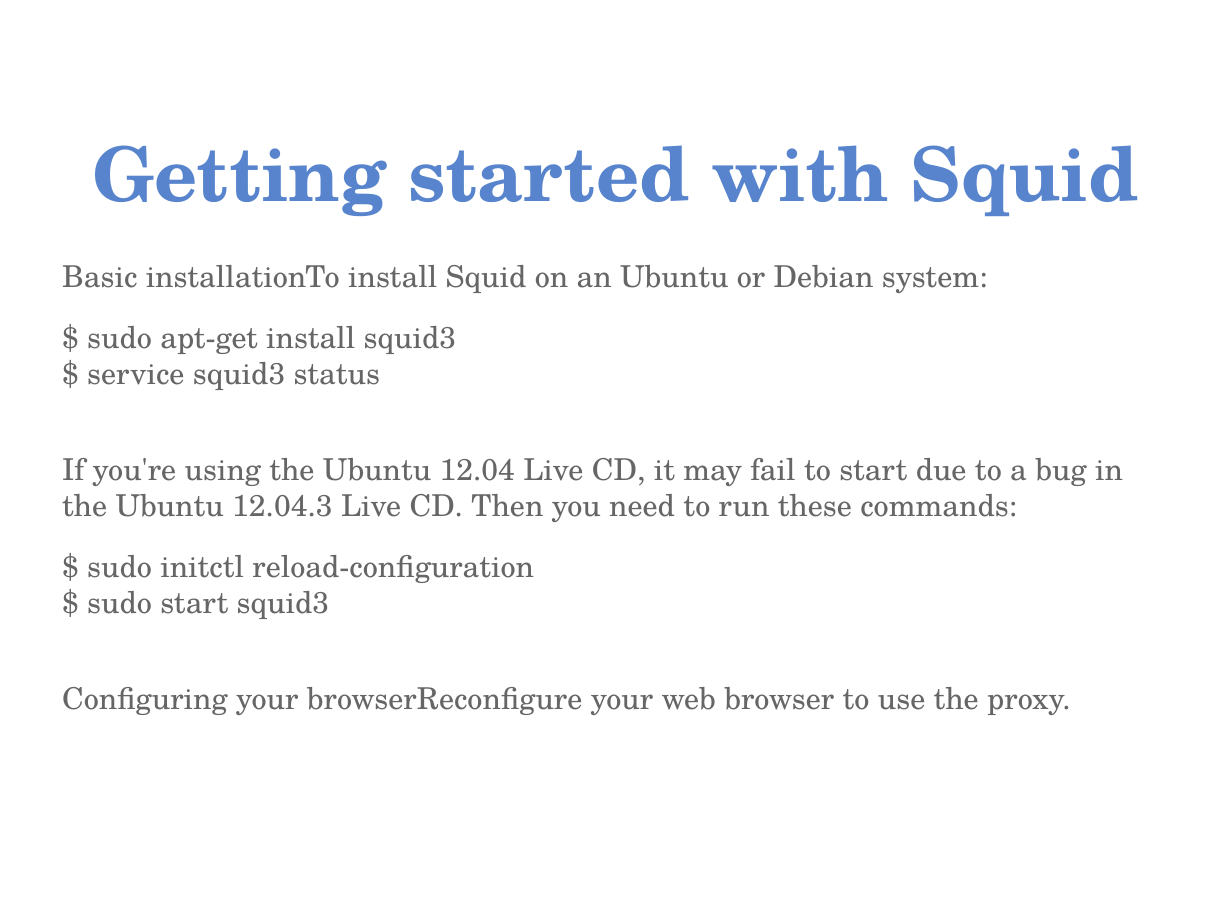
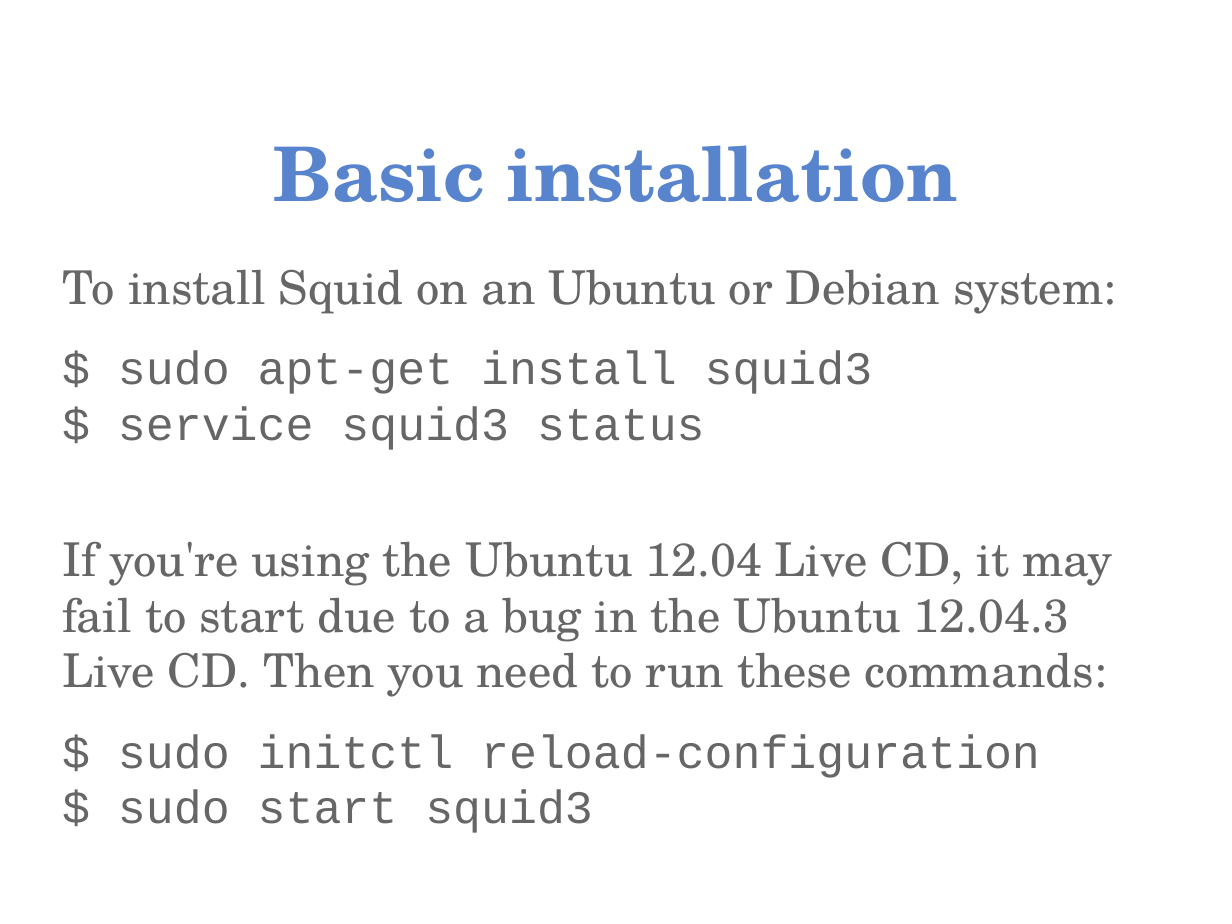
Before and after one commit to aptivate/inaspmaterials, a slide deck: slide 17 of generated/Network_Management/Unit_11_Technical_Measures/Unit_11_Presentation_01_Web_Caching_With_Squid.rst.odp (slide 2 before the commit). Drawn at 1232x924 pixels with LibreOffice and Linux fonts; fonts in the diff are those of the drawing; background and template pictures are left out. Boxes give left, top, right and bottom in pixels: in the first picture for what was removed or moved away, otherwise in the second. Text is boxed around its words. In the diff, an @@ line names an element or a change of style, - is before the commit and + after.

```diff
--- a/generated/Network_Management/Unit_11_Technical_Measures/Unit_11_Presentation_01_Web_Caching_With_Squid.rst.odp
+++ b/generated/Network_Management/Unit_11_Technical_Measures/Unit_11_Presentation_01_Web_Caching_With_Squid.rst.odp
@@ title at [273, 145, 958, 202]: text changed @@
-Getting started with Squid
+Basic installation
@@ text at [62, 269, 1116, 314]: text changed; size 17.6 to 27.2 pt @@
-Basic installationTo install Squid on an Ubuntu or Debian system:
+To install Squid on an Ubuntu or Debian system:
@@ text at [62, 351, 1112, 778]: size 17.6 to 27.2 pt in "$ sudo apt-get install squid3 $ service ...", "If you're using the Ubuntu 12.04 Live ...", "$ sudo initctl reload-configuration $ sudo start ..."; font TeX Gyre Schola to Courier New in "$ sudo apt-get install squid3 $ service ...", "$ sudo initctl reload-configuration $ sudo start ..." @@
@@ text at [62, 687, 1071, 715]: paragraph removed @@
-Configuring your browserReconfigure your web browser to use the proxy.
```
Also in this commit, not shown: 7 other slides changed, 54 slides added, 35 other files.
